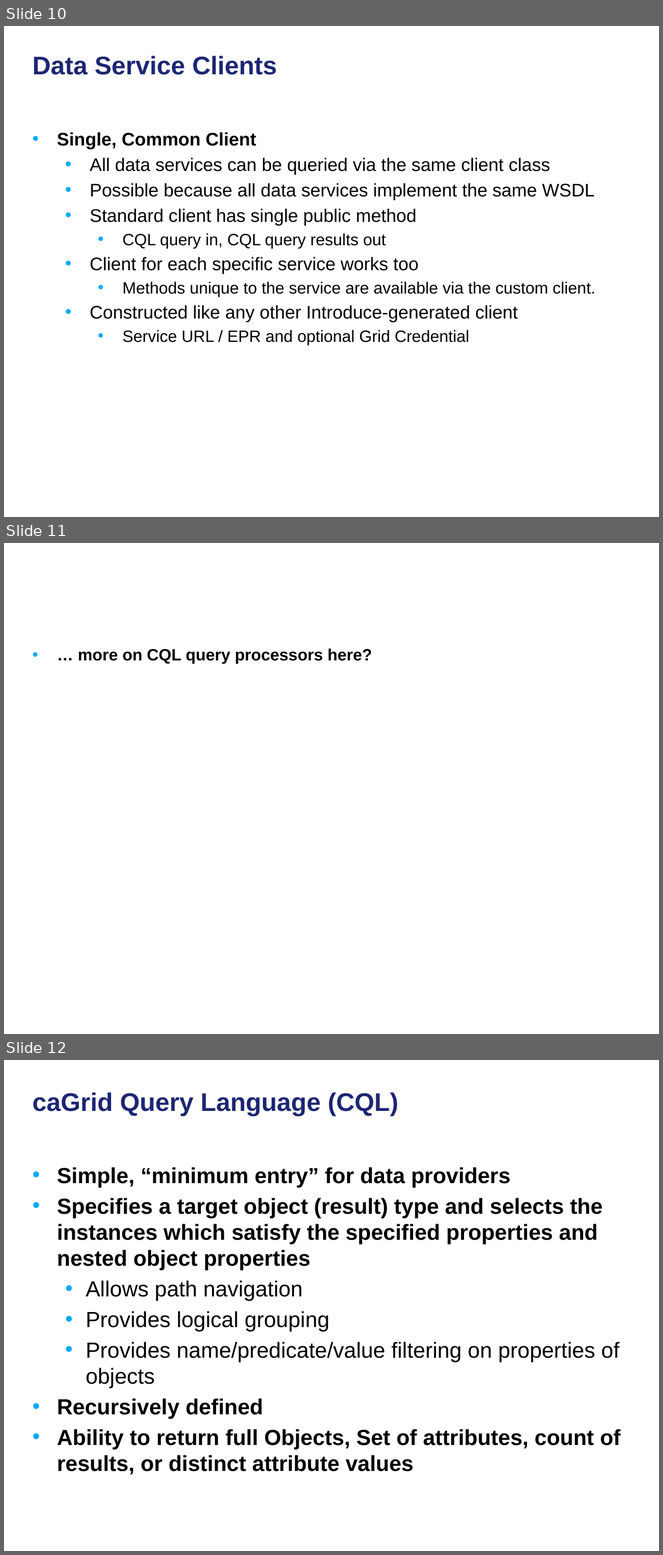
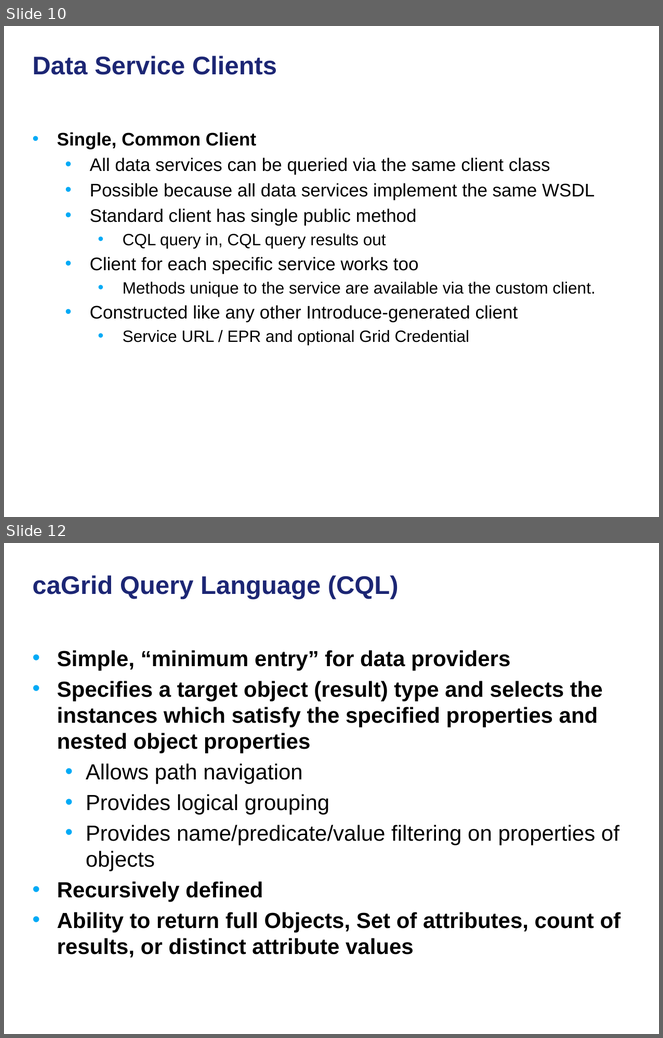
Before and after one commit to NCIP/cagrid-docs, a slide deck: presentations/200906_Novartis/caGrid Data Services.pptx. Shown one above the other, each under a label of ours: slides 10, 11 and 12 before the commit, slides 10 and 12 after it; the slides between them are not shown. The pictures are 663x1555 and 663x1038 pixels, drawn with LibreOffice and Linux fonts; fonts in the diff are those of the drawing; background and template pictures are left out. Boxes give left, top, right and bottom in pixels: in the first picture for what was removed or moved away, otherwise in the second. Text is boxed around its words. In the diff, an @@ line names an element or a change of style, - is before the commit and + after.

Commit message:
looks ok from here

```diff
--- a/presentations/200906_Novartis/caGrid Data Services.pptx
+++ b/presentations/200906_Novartis/caGrid Data Services.pptx
@@ slide 11 removed at box(4, 543, 659, 1034), background picture (left out) @@
@@ text removed at box(78, 649, 372, 664) @@
-• … more on CQL query processors here?
```
Also in this commit, not shown: 1 slide changed, 4 slides added.
